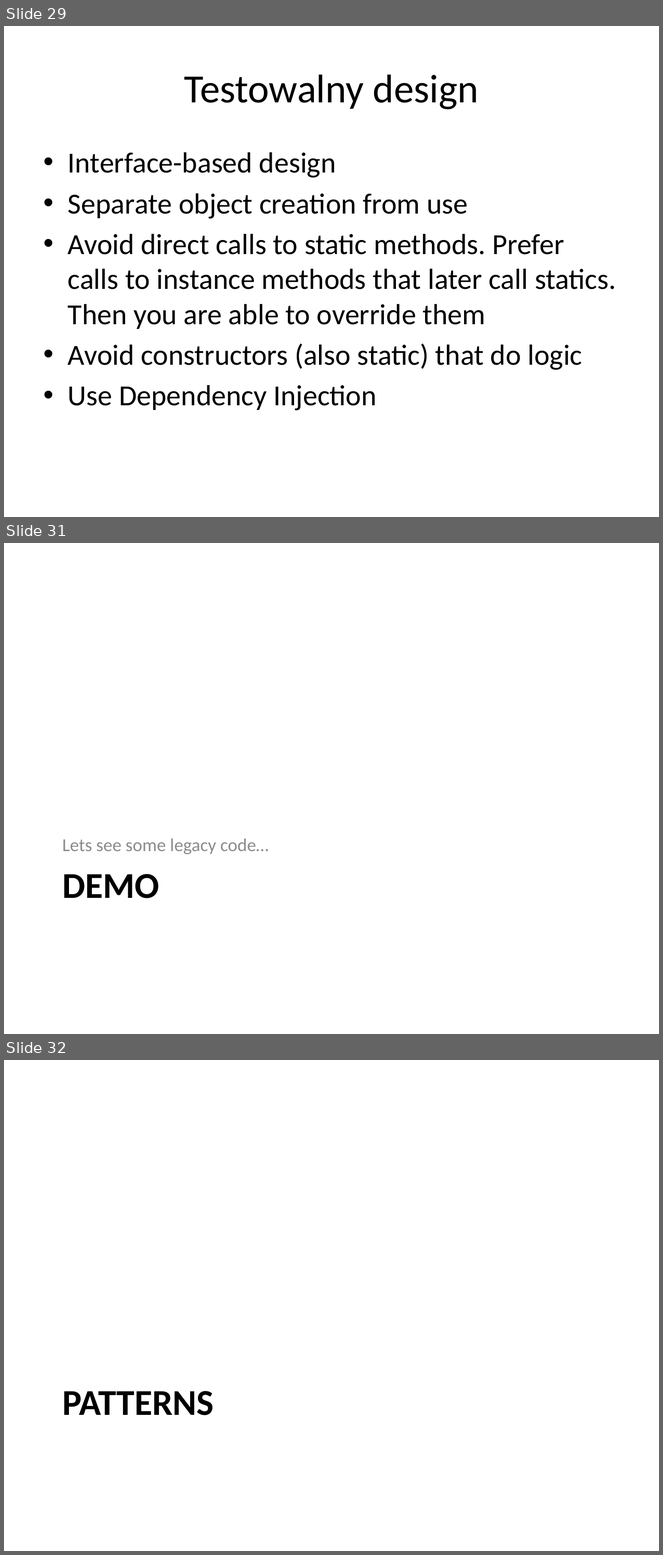
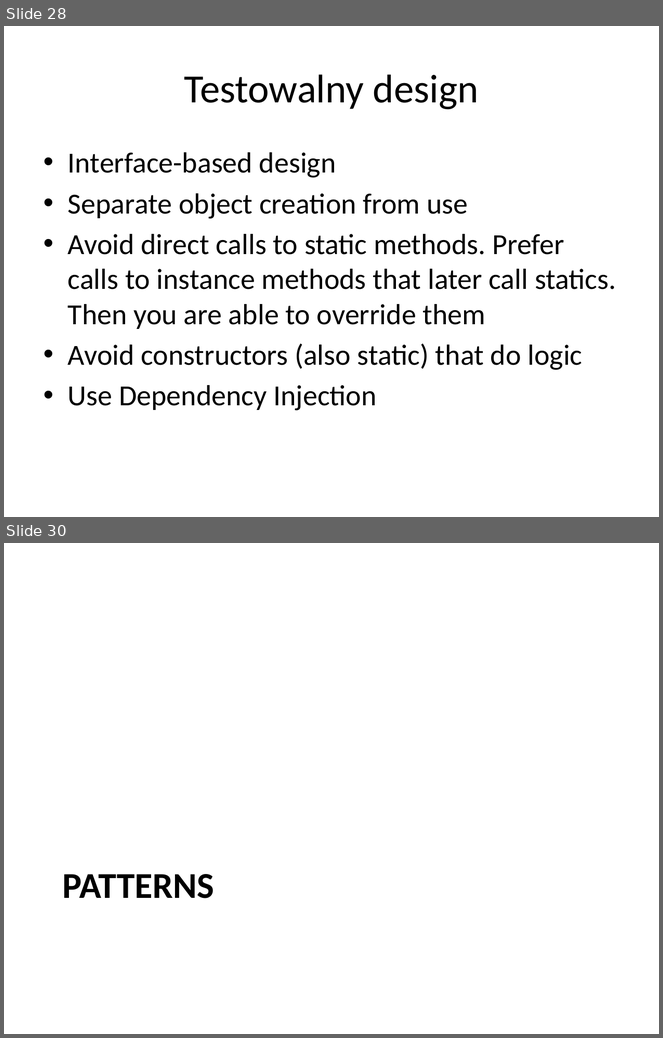
Before and after one commit to pellared/Examples, a slide deck: TddSample/TDD.pptx. Shown one above the other, each under a label of ours: slides 29, 31 and 32 before the commit, slides 28 and 30 after it; the slides between them are not shown. The pictures are 663x1555 and 663x1038 pixels, drawn with LibreOffice and Linux fonts; fonts in the diff are those of the drawing. Boxes give left, top, right and bottom in pixels: in the first picture for what was removed or moved away, otherwise in the second. Text is boxed around its words. In the diff, an @@ line names an element or a change of style, - is before the commit and + after.

```diff
--- a/TddSample/TDD.pptx
+++ b/TddSample/TDD.pptx
@@ slide 31 removed at bbox=[4, 543, 659, 1034], background #FFFFFF @@
@@ text removed at bbox=[62, 839, 269, 854] @@
-Lets see some legacy code…
@@ title removed at bbox=[62, 874, 159, 899] @@
-DEMO
@@ what was slide 29 is now slide 28 @@
@@ what was slide 32 is now slide 30 @@
```
Also in this commit, not shown: 7 slides changed, 3 other slides removed, 1 other file.
